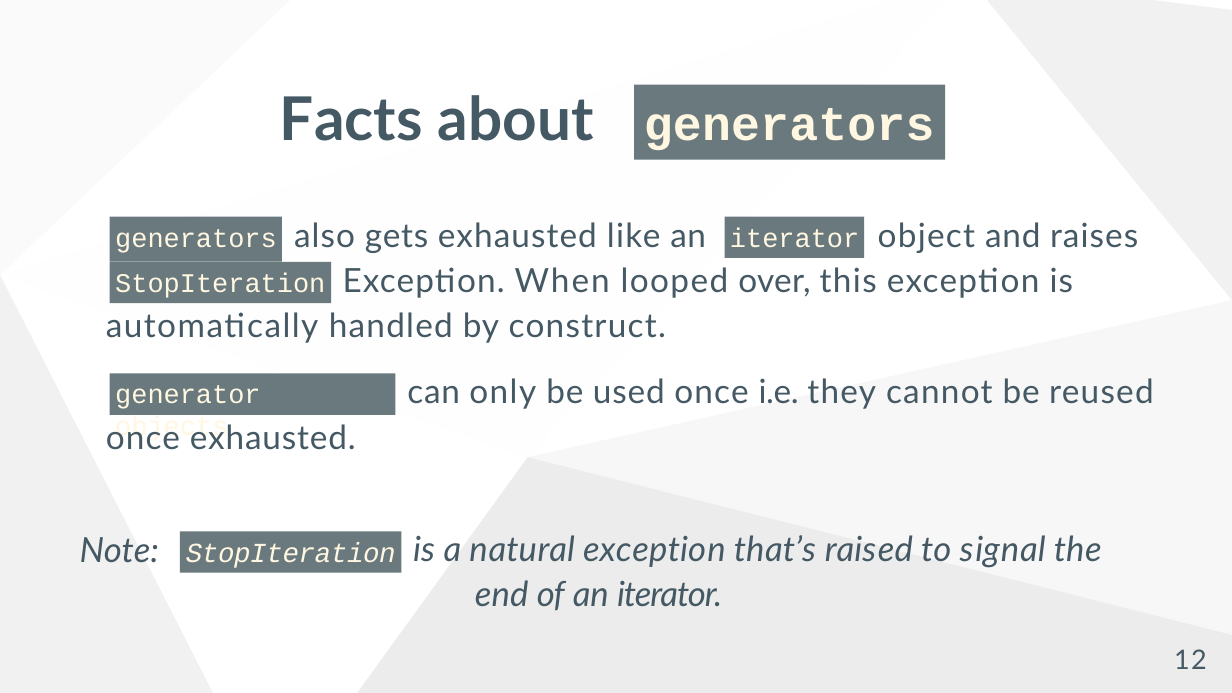
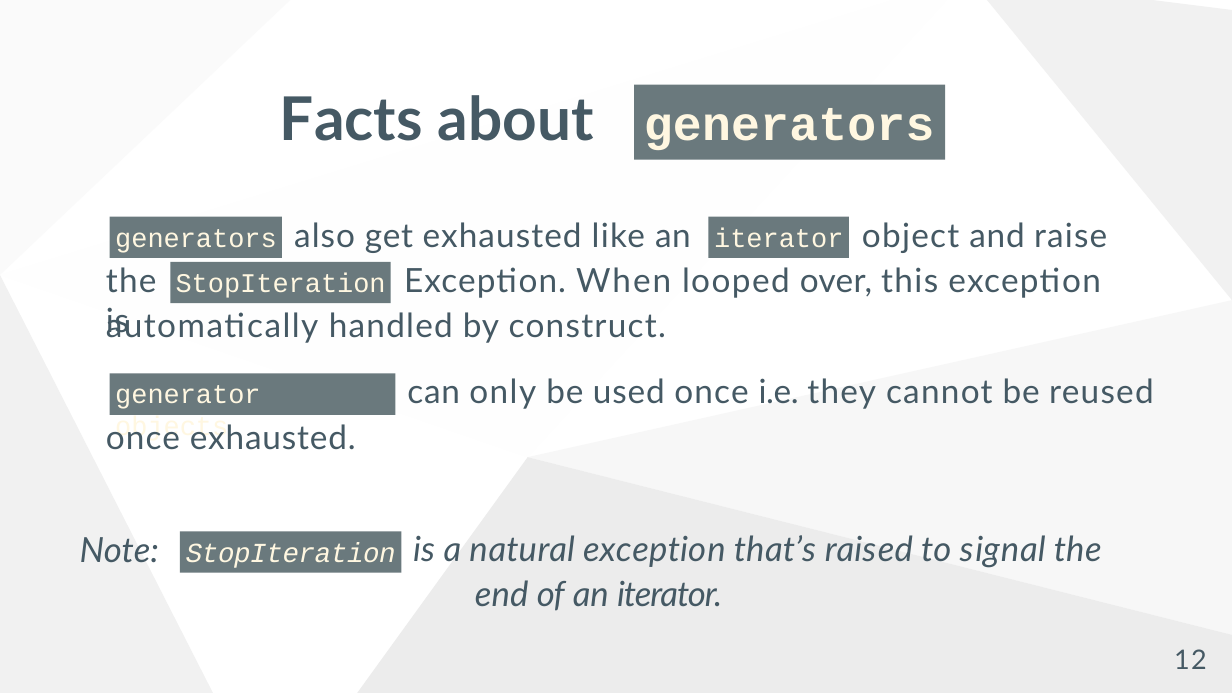
Before and after one commit to mwhorse46/pyconf_2022_decorators_generators_workshop, a slide deck: slide 12 of slideshow.pptx. Drawn at 1232x693 pixels with LibreOffice and Linux fonts; fonts in the diff are those of the drawing; background and template pictures are left out. Boxes give left, top, right and bottom in pixels: in the first picture for what was removed or moved away, otherwise in the second. Text is boxed around its words. In the diff, an @@ line names an element or a change of style, - is before the commit and + after.

```diff
--- a/slideshow.pptx
+++ b/slideshow.pptx
@@ rectangle "generators": place and size @@
-rectangle "generators" at box(110, 216, 282, 262)
+rectangle "generators" at box(110, 216, 282, 258)
@@ text at box(294, 222, 1107, 253): text changed @@
-also gets exhausted like an object and raises
+also get exhausted like an object and raise
@@ rectangle "iterator": place and size @@
-rectangle "iterator" at box(725, 216, 864, 258)
+rectangle "iterator" at box(709, 216, 849, 258)
@@ text at box(106, 267, 1101, 338): text changed @@
-Exception. When looped over, this exception is
+the Exception. When looped over, this exception is
@@ rectangle "StopIteration": place and size @@
-rectangle "StopIteration" at box(110, 262, 332, 303)
+rectangle "StopIteration" at box(170, 262, 391, 303)
```
Also in this commit, not shown: 12 other slides changed, 2 other files.
